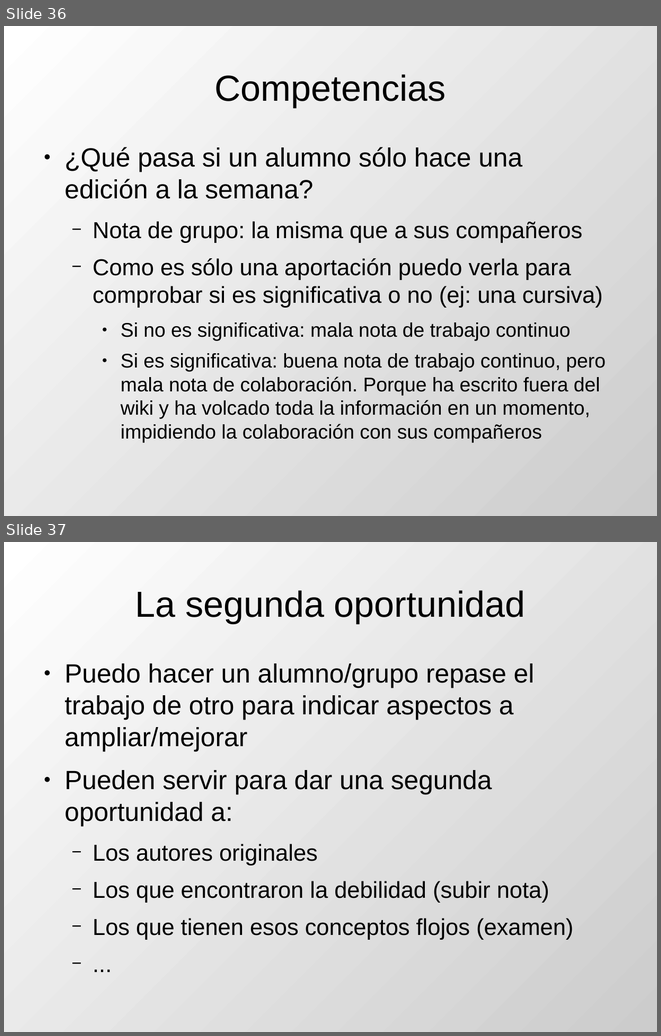
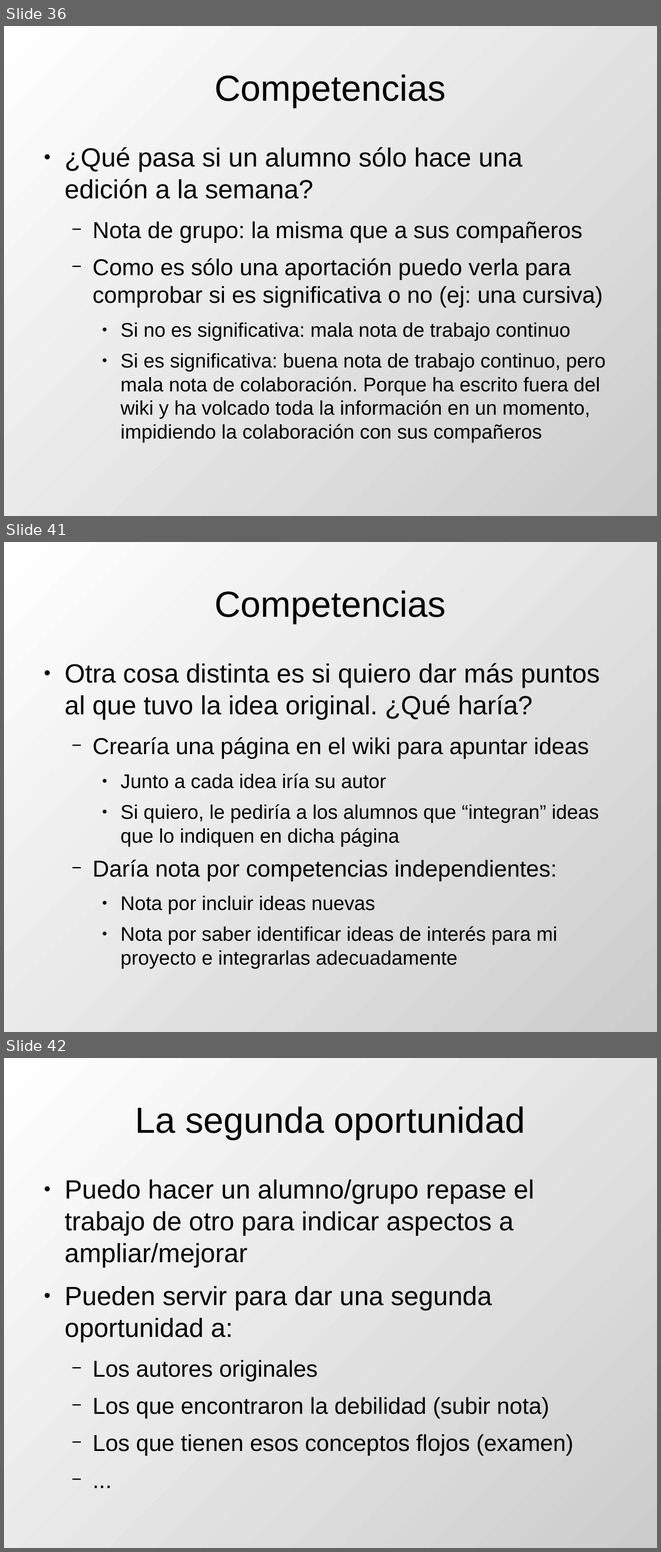
Before and after one commit to DrPantera/wikis4education, a slide deck: uca-2014/tema-5-EvaluacionWikis.odp. Shown one above the other, each under a label of ours: slides 36 and 37 before the commit, slides 36, 41 and 42 after it; the slides between them are not shown. The pictures are 661x1036 and 661x1552 pixels, drawn with LibreOffice and Linux fonts; fonts in the diff are those of the drawing. Boxes give left, top, right and bottom in pixels: in the first picture for what was removed or moved away, otherwise in the second. Text is boxed around its words. In the diff, an @@ line names an element or a change of style, - is before the commit and + after.

Commit message:
Evaluacion de ideas

```diff
--- a/uca-2014/tema-5-EvaluacionWikis.odp
+++ b/uca-2014/tema-5-EvaluacionWikis.odp
@@ slide 41 added at (4, 542, 657, 1032), background gradient #FFFFFF to #CCCCCC @@
@@ title added at (214, 590, 445, 623), 44 pt, text #000000 @@
+Competencias
@@ text added at (64, 663, 600, 969), 24 pt, text #000000 @@
+● Otra cosa distinta es si quiero dar más puntos al que tuvo la idea original. ¿Qué haría?
+  − Crearía una página en el wiki para apuntar ideas
+    ● Junto a cada idea iría su autor
+    ● Si quiero, le pediría a los alumnos que “integran” ideas que lo indiquen en dicha página
+  − Daría nota por competencias independientes:
+    ● Nota por incluir ideas nuevas
+    ● Nota por saber identificar ideas de interés para mi proyecto e integrarlas adecuadamente
@@ what was slide 37 is now slide 42 @@
```
Also in this commit, not shown: 5 slides changed, 4 other slides added, 6 other files.
